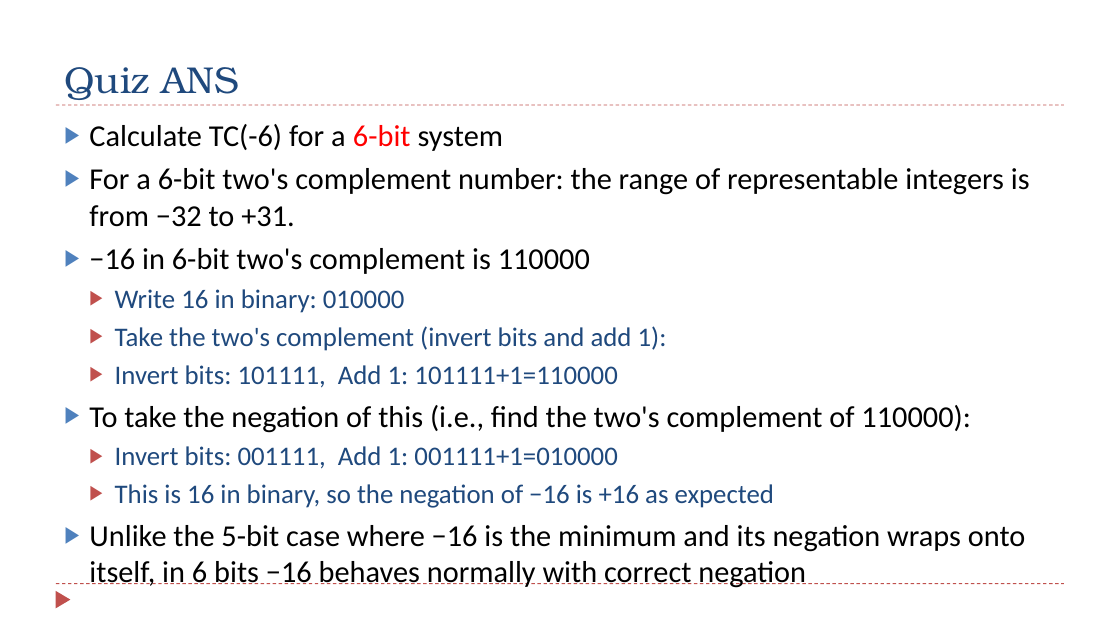
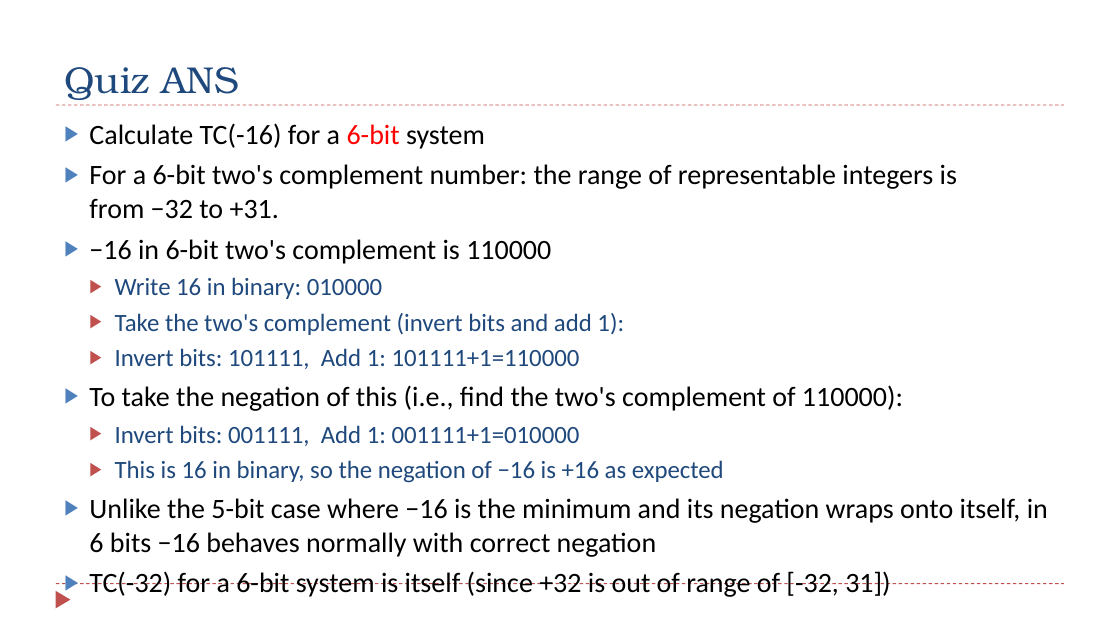
Before and after one commit to guhofstra/CSC111Sp26, a slide deck: slide 16 of PPTs/Ch2_Data_Representation.pptx. Drawn at 1120x630 pixels with LibreOffice and Linux fonts; fonts in the diff are those of the drawing. Boxes give left, top, right and bottom in pixels: in the first picture for what was removed or moved away, otherwise in the second. Text is boxed around its words. In the diff, an @@ line names an element or a change of style, - is before the commit and + after.

```diff
--- a/PPTs/Ch2_Data_Representation.pptx
+++ b/PPTs/Ch2_Data_Representation.pptx
@@ text at box(89, 123, 485, 149): text changed; size 26 to 24.1 pt @@
-▶ Calculate TC(-6) for a 6-bit system
+▶ Calculate TC(-16) for a 6-bit system
@@ text at box(89, 164, 1048, 557): size 26 to 24.1 pt in "For a 6-bit two's complement number: the ...", "−16 in 6-bit two's complement is 110000", "To take the negation of this (i.e., ...", "Unlike the 5-bit case where −16 is ..."; size 23 to 21.3 pt in "Write 16 in binary: 010000", "Take the two's complement (invert bits and ...", "Invert bits: 101111, Add 1: 101111+1=110000", "Invert bits: 001111, Add 1: 001111+1=010000" and 1 more places @@
@@ text at box(89, 571, 890, 597): paragraph added @@
+▶ TC(-32) for a 6-bit system is itself (since +32 is out of range of [-32, 31])
```
Also in this commit, not shown: 14 other slides changed, 21 other files.
